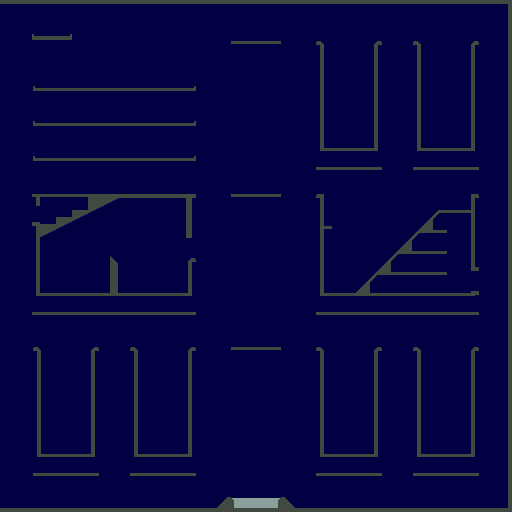
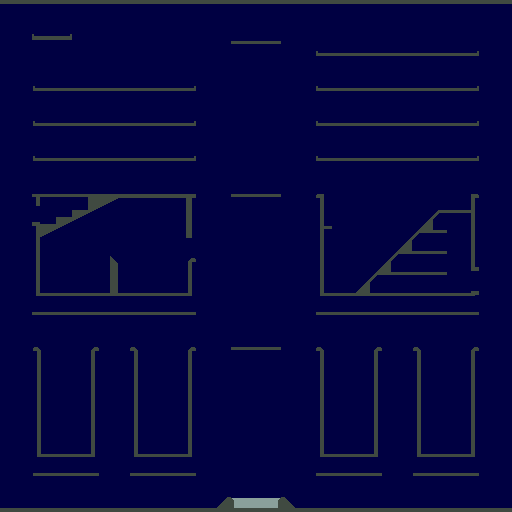
The second (512, 512) image is a revision of the first. Changes to its layers:
added layer "svelves2" above "svelves" over (x1=316, y1=51, x2=479, y2=161)
hid "vat 5" over (x1=413, y1=41, x2=479, y2=170)
hid "vat 4" over (x1=316, y1=41, x2=382, y2=170)
painted on "border #1" over (x1=508, y1=4, x2=512, y2=508)